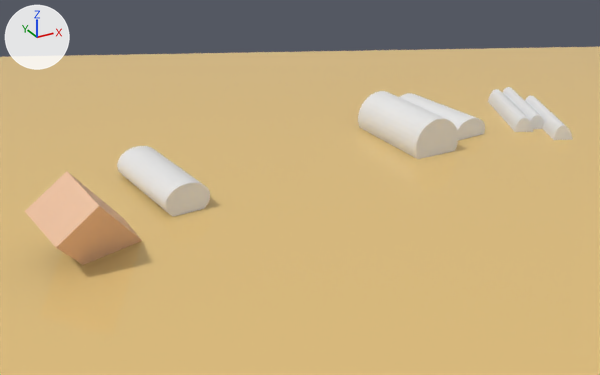
The Blender file datagen/realsense_projector_simulation.blend, before and after one commit.
The view is the same before and after, from a 50 mm lens placed at (-0.621, -1.095, 0.58), pointed at (0.056, 0.136, -0.035). Every picture has the same lights, and +X, +Y and +Z are marked at upper left.
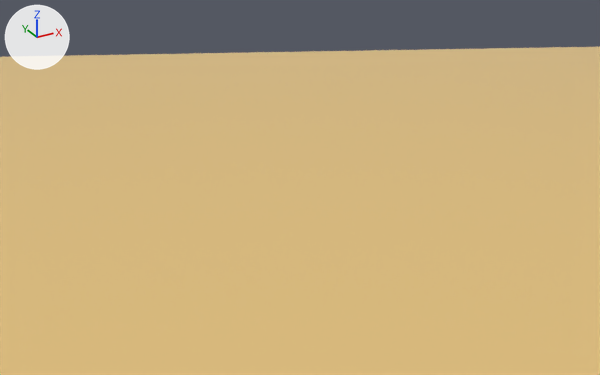
Changed parts and their boxes (x1, y1, x2, y2) in the pictures (600 x 375 px):
'Cube', deleted (beige): before (25, 171, 142, 265)
'Cylinder.001', deleted: before (358, 91, 458, 159)
'Cylinder.002', deleted: before (117, 146, 210, 217)
'Cylinder', deleted: before (399, 93, 485, 140)
'Cylinder.003', deleted: before (488, 89, 533, 132)
'Cylinder.005', deleted: before (525, 95, 573, 140)
'Cylinder.004', deleted: before (502, 87, 545, 129)

Patch to the scene script:
```diff
--- a/datagen/realsense_projector_simulation.blend.py
+++ b/datagen/realsense_projector_simulation.blend.py
@@ ob_cube @@
-ob_cube = bpy.data.objects.new('Cube', me_cube_001)
-ob_cube.location = (-0.504, -0.02, 0.082)
-ob_cube.rotation_euler = (0.487, -0.638, 0.0046)  # degrees (28, -37, 0.3)
-ob_cube.scale = (0.04, 0.04, 0.1)
@@ ob_cylinder @@
-ob_cylinder = bpy.data.objects.new('Cylinder', me_cylinder)
-ob_cylinder.location = (0.43, 0.22, 0.01)
-ob_cylinder.rotation_euler = (1.571, 0.0, 0.082)  # degrees (90, 0, 4.7)
-ob_cylinder.scale = (0.04, 0.03, 0.1)
@@ ob_cylinder_001 @@
-ob_cylinder_001 = bpy.data.objects.new('Cylinder.001', me_cylinder_001)
-ob_cylinder_001.location = (0.319, 0.175, 0.022)
-ob_cylinder_001.rotation_euler = (1.571, 0.0, 0.0)  # degrees (90, 0, 0)
-ob_cylinder_001.scale = (0.05, 0.05, 0.1)
@@ ob_cylinder_002 @@
-ob_cylinder_002 = bpy.data.objects.new('Cylinder.002', me_cylinder_002)
-ob_cylinder_002.location = (-0.198, 0.163, 0.021)
-ob_cylinder_002.rotation_euler = (1.571, 0.0, 0.082)  # degrees (90, 0, 4.7)
-ob_cylinder_002.scale = (0.04, 0.03, 0.1)
@@ ob_cylinder_003 @@
-ob_cylinder_003 = bpy.data.objects.new('Cylinder.003', me_cylinder_003)
-ob_cylinder_003.location = (0.599, 0.183, -0.01)
-ob_cylinder_003.rotation_euler = (1.571, -0.129, -0.435)  # degrees (90, -7.4, -25)
-ob_cylinder_003.scale = (0.02, 0.04, 0.1)
@@ ob_cylinder_004 @@
-ob_cylinder_004 = bpy.data.objects.new('Cylinder.004', me_cylinder_004)
-ob_cylinder_004.location = (0.634, 0.183, -0.01)
-ob_cylinder_004.rotation_euler = (1.571, -0.129, -0.435)  # degrees (90, -7.4, -25)
-ob_cylinder_004.scale = (0.02, 0.04, 0.1)
@@ ob_cylinder_005 @@
-ob_cylinder_005 = bpy.data.objects.new('Cylinder.005', me_cylinder_005)
-ob_cylinder_005.location = (0.634, 0.111, -0.01)
-ob_cylinder_005.rotation_euler = (1.571, -0.129, -0.435)  # degrees (90, -7.4, -25)
-ob_cylinder_005.scale = (0.02, 0.04, 0.1)
```
